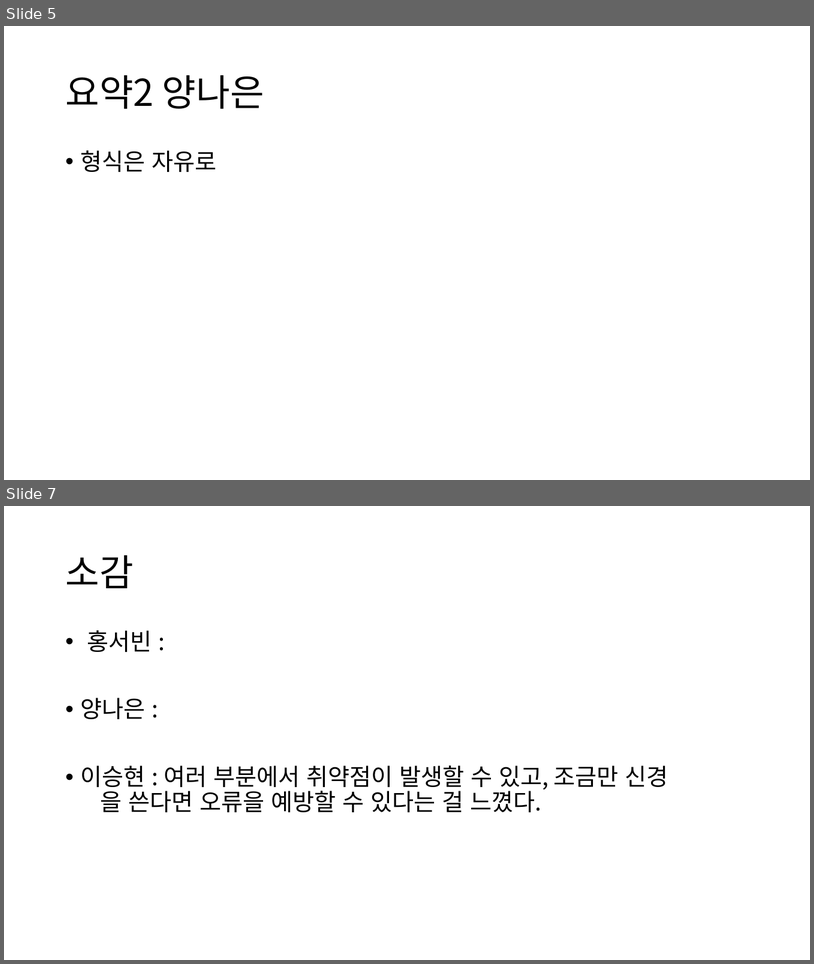
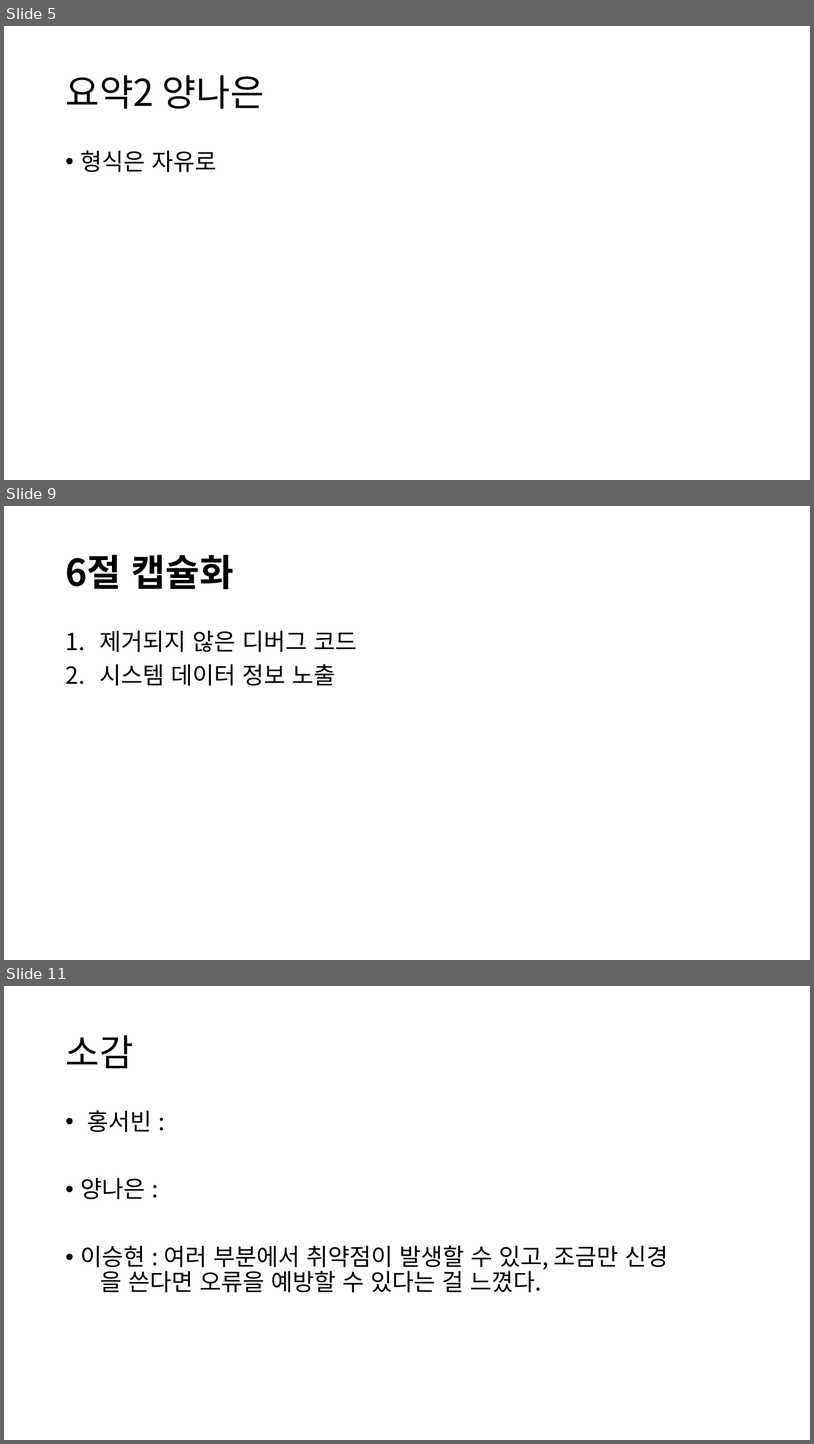
Before and after one commit to Klaxon9718/YUHAN_-security, a slide deck: 발표자료/Secure Coding 발표자료.pptx. Shown one above the other, each under a label of ours: slides 5 and 7 before the commit, slides 5, 9 and 11 after it; the slides between them are not shown. The pictures are 814x964 and 814x1444 pixels, drawn with LibreOffice and Linux fonts; fonts in the diff are those of the drawing. Boxes give left, top, right and bottom in pixels: in the first picture for what was removed or moved away, otherwise in the second. Text is boxed around its words. In the diff, an @@ line names an element or a change of style, - is before the commit and + after.

```diff
--- a/발표자료/Secure Coding 발표자료.pptx
+++ b/발표자료/Secure Coding 발표자료.pptx
@@ slide 9 added at bbox=[4, 506, 810, 960], background #FFFFFF @@
@@ title added at bbox=[65, 555, 234, 589], 44 pt, text #000000, bold @@
+6절 캡슐화
@@ text added at bbox=[99, 630, 357, 685], 28 pt, text #000000 @@
+1. 제거되지 않은 디버그 코드
+2. 시스템 데이터 정보 노출
@@ what was slide 7 is now slide 11 @@
```
Also in this commit, not shown: 4 other slides added, 1 slide removed.
